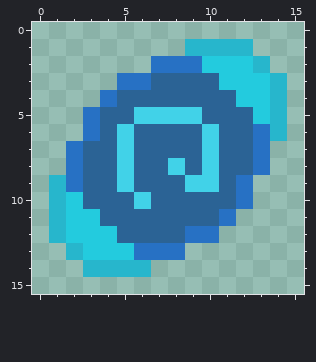
One commit to this pixel-art file: art/stasis_bottle.aseprite. The picture above was drawn from the file before the commit.
16x16 pixels, 1 frame.
Now the later version:
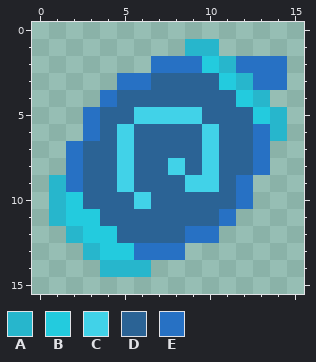
Palette (. is transparent): A #27b6cc  B #23cbde  C #41d2e8  D #2b6395  E #2771c4
What changed:
The edit turns colour B into colour A in row 2 at x 11; in row 3 at x 12; in row 4 at x 13; in row 12 at x 2; in row 13 at x 3.
There is now colour E in row 2 at x 14.
The edit turns colour A into colour E in row 2 at x 13; in row 3 at x 14.
The edit turns colour B into colour E in row 2 at x 12; in row 3 at x 13.
Colour A is gone in row 1 at x 11 to 12; in row 4 at x 14; in row 12 at x 1; in row 13 at x 2; in row 14 at x 3.
Changed places in both pictures, as pixel boxes (x1, y1, x2, y2):
changed: (219, 39, 287, 107)
changed: (49, 226, 100, 277)
